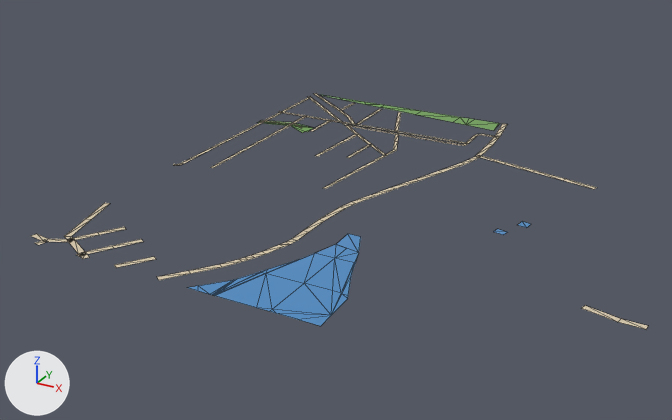
What one commit did to the glTF model public/assets/bengaluru-region-v1/tiles/t44_4-l0.glb.
The view is the same before and after, from a camera (50 mm lens) standing at (22583.0, 1496.0, 346.0) and looking at (22190.0, 2211.0, -11.0). Every picture has the same lights, and +X, +Y and +Z are marked at lower left. The picture after the commit comes second. Mesh edges are drawn as thin lines.

The scene before the commit, as lines of its bpy script (objects in view):
```python
me_ground = bpy.data.meshes.new('ground')
me_ground.from_pydata(...)  # 334 vertices, 279 faces; spans x -1.0..500.0, y -3.0..501.0, z 1.0
me_ground.materials.append(mat_ground)
me_water = bpy.data.meshes.new('water')
me_water.from_pydata(...)  # 58 vertices, 71 faces; spans x 174.0..371.0, y 0.0..246.0, z 0.0
me_water.materials.append(mat_water)
ob_ground = bpy.data.objects.new('ground', me_ground)
ob_ground.location = (22000.0, 2000.0, 0.0)
ob_water = bpy.data.objects.new('water', me_water)
ob_water.location = (22000.0, 2000.0, 0.0)
```
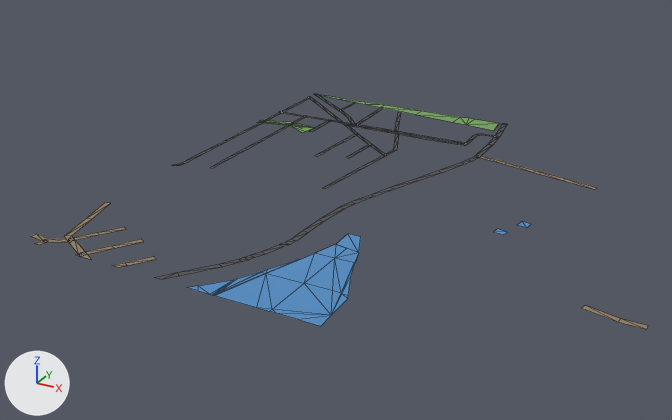
Pixel boxes [x1, y1, x2, y2] of what changed, in the pictures (672 x 420 px; the box of a moved part takes in the faces that stretch with it):
'ground', reshaped
    before: [32, 93, 648, 330]
    after: [32, 94, 648, 330]
part 1 of me_ground, reshaped
    before: [314, 93, 340, 111]
    after: [309, 94, 341, 111]
part 2 of me_ground, moved or reshaped
    both: [32, 219, 222, 280]
part 3 of me_ground, recoloured
    both: [36, 97, 648, 330]

Diff of the bpy script that builds the scene:
```diff
--- a/public/assets/bengaluru-region-v1/tiles/t44_4-l0.glb.py
+++ b/public/assets/bengaluru-region-v1/tiles/t44_4-l0.glb.py
@@ me_ground @@
 # used by ob_ground; location = (22000.0, 2000.0, 0.0)
-me_ground.from_pydata(...)  # 334 vertices, 279 faces; spans x -1.0..500.0, y -3.0..501.0, z 1.0
+me_ground.from_pydata(...)  # 341 vertices, 286 faces; spans x 0.0..500.0, y 0.0..500.0, z 1.0
+# me_ground part 1
+# 3 vertices are removed from x -1.0..1.0, y 483.0..501.0, z 1.0
+# 3 faces are deleted
+# 3 vertices move from x 1.0..33.0, y 474.0..486.0, z 1.0 to x 0.0..42.0, y 467.0..481.0, z 1.0
+# 6 vertices are added at (19.0, 487.0, 1.0), (17.0, 484.0, 1.0), (0.0, 500.0, 1.0), (0.0, 497.0, 1.0), (3.0, 500.0, 1.0), (0.0, 487.0, 1.0)
+# 6 new faces join them
+# me_ground part 2
+# 9 vertices are removed from x 0.0..164.0, y -3.0..23.0, z 1.0
+# 10 faces are deleted
+# 2 vertices move from x 25.0..31.0, y 23.0..26.0, z 1.0 to x 25.0..30.0, y 22.0..26.0, z 1.0
+# 13 vertices are added at x 0.0..158.0, y 0.0..15.0, z 1.0
+# 14 new faces join them
+# me_ground part 3: 229 kept faces spanning x 0.0..500.0, y 0.0..500.0, z 1.0 get new vertex colours; the middle colour goes from beige #d7c9ae to dark grey #535556
+# other edits to the shape of me_ground do not show in these pictures
 me_ground.materials.append(mat_ground)
```
